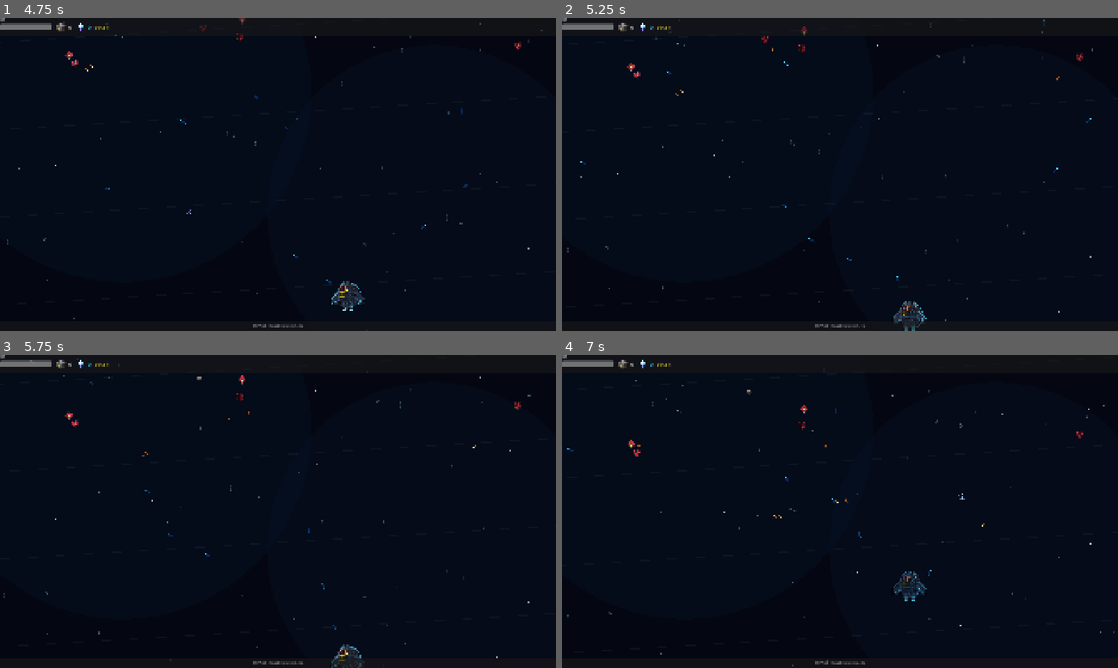
Above: before the commit, frames 1-4 (two rows, left to right).
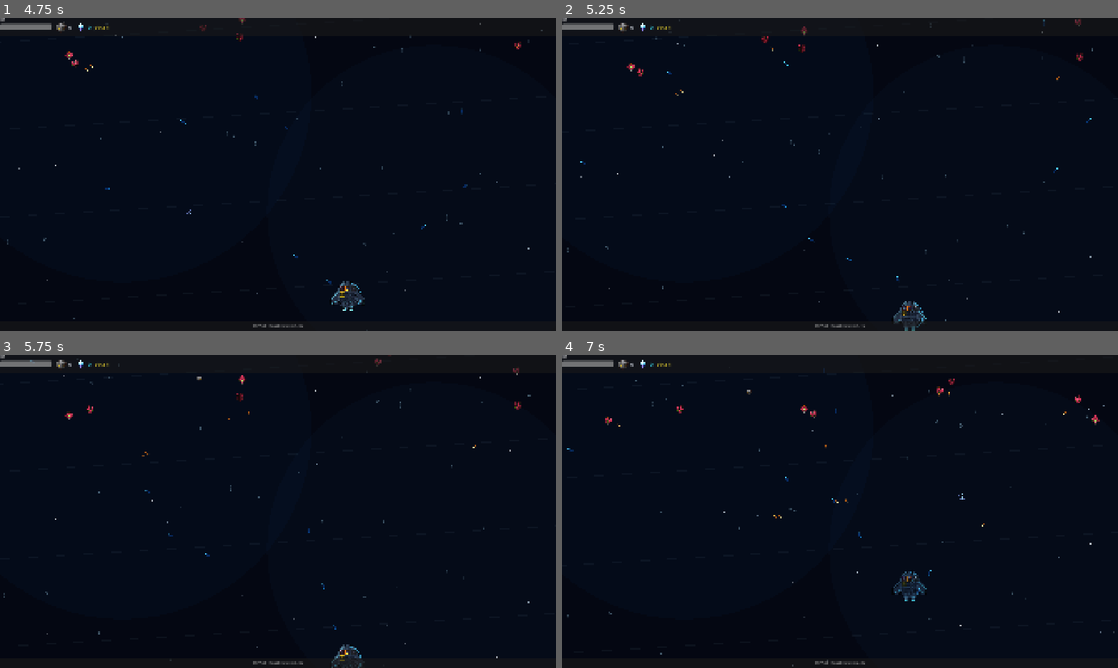
Above: after the commit, the same moments.

Repository: goldy714/Voidascend
Game: Godot game, scene res://scenes/game.tscn
Two runs of this game, one before a commit and one after it. Both use one fixed random seed, a clock stepped at 60 frames per second and the inputs below. This scene is started directly instead of the project's main scene.
Inputs (mouse positions are in pixels of both pictures, inside the frame that each line leads up to):
- Up to frame 1 (4.75 s): tap Enter at 0.5 s; move the mouse to (400, 158) at 0.52 s; hold Right 0.53-1.25 s; tap F at 0.6, 2.1, 3.6 s; click (400, 158) at 0.67 s; tap Space at 0.77, 3.77 s; drag from (166, 190) to (272, 61) at 1.27 s; move the mouse to (333, 105) at 2.02 s; hold Right 2.03-2.75 s; drag from (250, 237) to (272, 111) at 2.77 s; move the mouse to (444, 221) at 3.52 s; hold Left 3.53-4.25 s; drag from (111, 127) to (189, 212) at 4.27 s
- Up to frame 2 (5.25 s): move the mouse to (867, 174) at 5.02 s; hold Down from 5.03 s (still down); tap F at 5.1 s; click (867, 174) at 5.17 s
- Up to frame 3 (5.75 s): keep holding Down
- Up to frame 4 (7 s): release Down at 5.75 s; drag from (756, 433) to (806, 380) at 5.77 s; move the mouse to (962, 495) at 6.52 s; hold Up from 6.53 s (still down); tap F at 6.6 s; tap Space at 6.77 s

Frame 1 is identical in both runs. In frame 2, less than 0.1% of the frame differs, in the area x 12-94%, y 0-20%; in frame 3, less than 0.1%; in frame 4, 0.3%, in the area x 7-97%, y 7-33%.

Commit message:
feat: keep enemies in the combat area

Diff:
--- a/scripts/enemy_basic.gd
+++ b/scripts/enemy_basic.gd
@@ -13,6 +13,9 @@
 
 const CONTACT_DAMAGE: int   = 20
 const CONTACT_INTERVAL: float = 0.8
+const ENTRY_Y_MIN: float = 160.0
+const ENTRY_Y_MAX: float = 240.0
+const EDGE_PADDING: float = 34.0
 
 var _hp: int
 var _shoot_timer: float
@@ -20,6 +23,9 @@
 var _player_touching: bool = false
 var _target_marked: bool = false
 var _target_damage_mult: float = 1.0
+var _entered_screen: bool = false
+var _entry_y: float = ENTRY_Y_MIN
+var _horizontal_direction: float = 1.0
 
 func _ready() -> void:
 	_hp = max_hp
@@ -53,6 +59,8 @@
 	contact_area.body_exited.connect(_on_contact_body_exited)
 	add_child(contact_area)
 
+	_horizontal_direction = -1.0 if randf() < 0.5 else 1.0
+	_entry_y = randf_range(ENTRY_Y_MIN, ENTRY_Y_MAX)
 	_setup_sprite()
 
 func _setup_sprite() -> void:
@@ -65,14 +73,26 @@
 	add_child(spr)
 
 func _physics_process(delta: float) -> void:
-	velocity = Vector2(0.0, move_speed)
-	move_and_slide()
+	var viewport_size: Vector2 = get_viewport_rect().size
+
+	if not _entered_screen:
+		velocity = Vector2(0.0, move_speed)
+		move_and_slide()
+		if global_position.y >= _entry_y:
+			_entered_screen = true
+			global_position.y = _entry_y
+	else:
+		velocity = Vector2(_horizontal_direction * move_speed, 0.0)
+		move_and_slide()
+		if global_position.x <= EDGE_PADDING:
+			global_position.x = EDGE_PADDING
+			_horizontal_direction = 1.0
+		elif global_position.x >= viewport_size.x - EDGE_PADDING:
+			global_position.x = viewport_size.x - EDGE_PADDING
+			_horizontal_direction = -1.0
+
 	if _target_marked:
 		queue_redraw()
-
-	if global_position.y > get_viewport_rect().size.y + 60.0:
-		queue_free()
-		return
 
 	_shoot_timer -= delta
 	if _shoot_timer <= 0.0:
--- a/scripts/wave_spawner.gd
+++ b/scripts/wave_spawner.gd
@@ -34,7 +34,7 @@
 		_spawn_wave(current_wave)
 
 func _spawn_wave(wave_num: int) -> void:
-	var count: int    = 4 + wave_num * 2          # 6, 8, 10, 12, 14
+	var count: int    = 6 + wave_num * 3          # 9, 12, 15, 18, 21
 	var rare_count: int = 1 if wave_num >= 2 else 0
 	var screen_w: float = get_viewport().get_visible_rect().size.x
 	enemies_alive = 0
